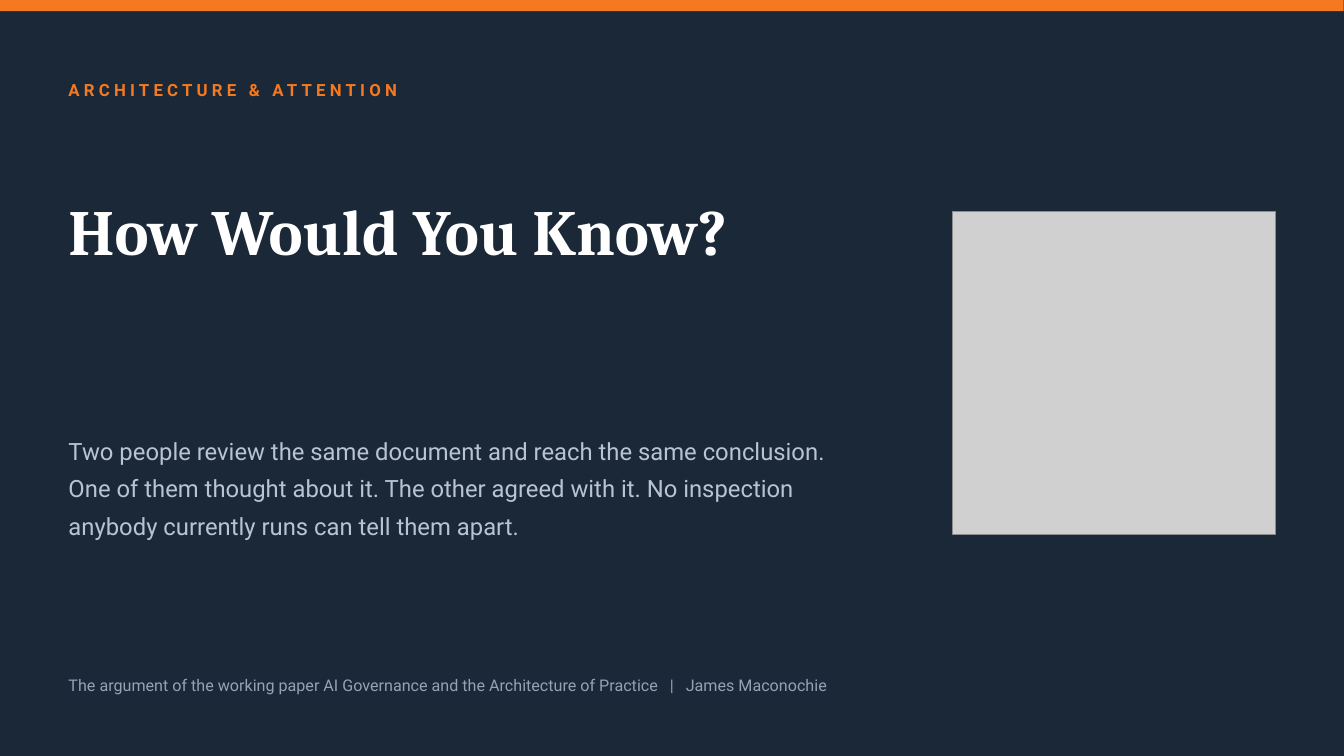
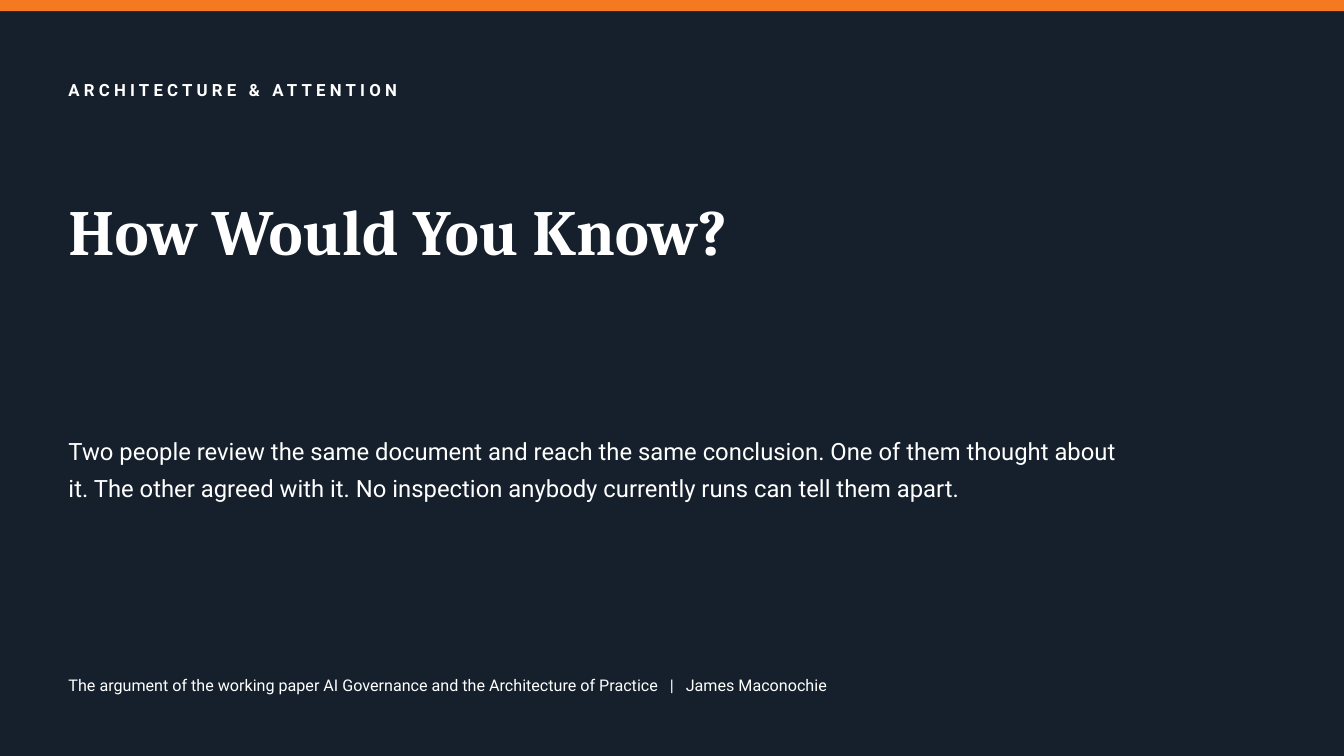
Before and after one commit to jammit1994/jamesmaconochie.github.io, a slide deck: slide 1 of assets/companions/how-would-you-know.pptx. Drawn at 1344x756 pixels with LibreOffice and Linux fonts; fonts in the diff are those of the drawing; grey boxes stand for pictures; background and template pictures are left out. Boxes give left, top, right and bottom in pixels: in the first picture for what was removed or moved away, otherwise in the second. Text is boxed around its words. In the diff, an @@ line names an element or a change of style, - is before the commit and + after.

```diff
--- a/assets/companions/how-would-you-know.pptx
+++ b/assets/companions/how-would-you-know.pptx
@@ rectangle removed at (x1=0, y1=0, x2=1344, y2=11) @@
@@ rectangle added at (x1=0, y1=0, x2=1344, y2=756), fill #000000 at 20% opacity @@
@@ rectangle added at (x1=0, y1=0, x2=1344, y2=11), fill #F47920 @@
@@ text "ARCHITECTURE & ATTENTION" at (x1=69, y1=73, x2=774, y2=107): text colour #F47920 to #FFFFFF @@
@@ picture removed at (x1=953, y1=212, x2=1275, y2=534) @@
@@ text "Two people review the same ..." at (x1=68, y1=442, x2=1116, y2=502): text colour #B9C4D0 to #FFFFFF @@
@@ text "The argument of the working ..." at (x1=68, y1=678, x2=826, y2=695): text colour #93A3B5 to #FFFFFF @@
```
Also in this commit, not shown: 13 other files.
